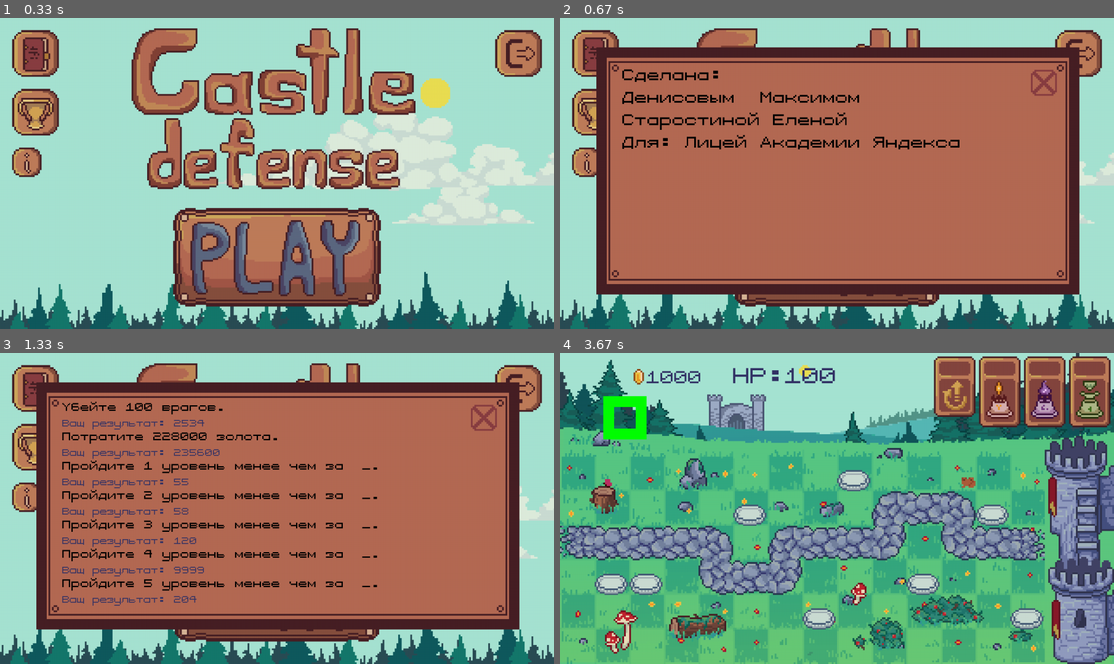
Above: before the commit, frames 1-4 (two rows, left to right).
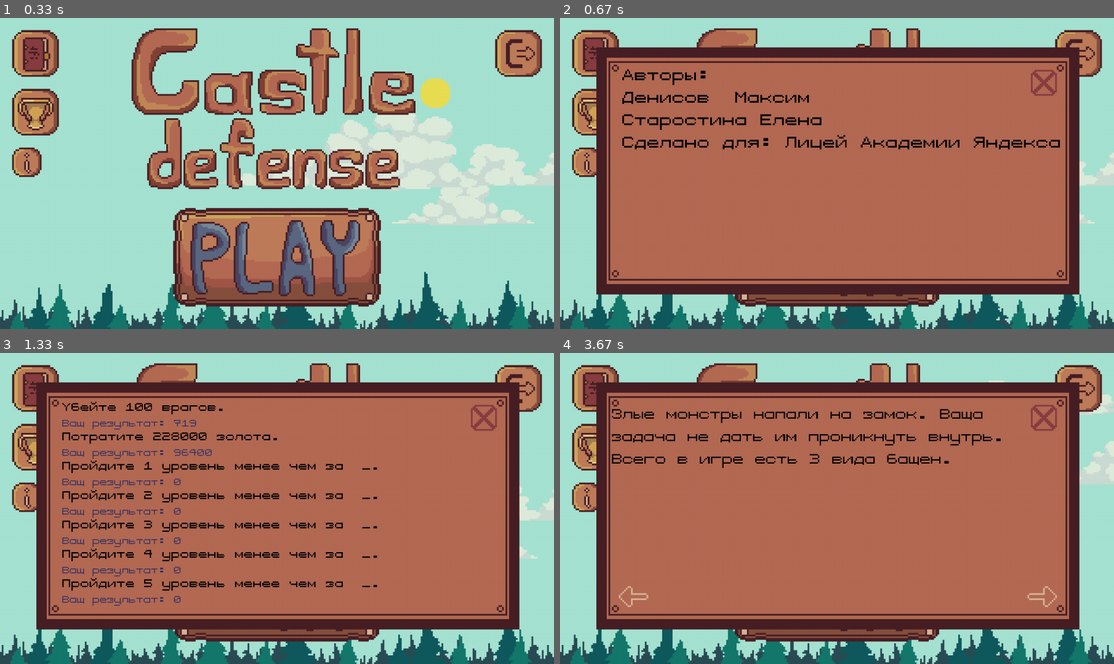
Above: after the commit, the same moments.

Repository: LenaSup/PyGame_project
Game: pygame game, started from main.py
Two runs of this game, one before a commit and one after it. Both use one fixed random seed, a clock stepped at 60 frames per second and the inputs below.
Inputs (mouse positions are in pixels of both pictures, inside the frame that each line leads up to):
- Up to frame 1 (0.33 s): no input
- Up to frame 2 (0.67 s): click (587, 161) at 0.38 s
- Up to frame 3 (1.33 s): click (481, 418) at 0.72 s; click (33, 446) at 1.05 s
- Up to frame 4 (3.67 s): click (1041, 418) at 1.38 s; click (809, 589) at 1.72 s; click "уровень 1" at 2.05 s; tap Space at 2.33 s; click (837, 517) at 2.72 s, where only the run after the commit has a clickable "главное меню"; click (1036, 483) at 3.05 s; click (593, 387) at 3.38 s

Frame 1 is identical in both runs. In frame 2, 1.9% of the frame differs, in the area x 11-91%, y 16-43%; in frame 3, 0.3%; in frame 4, 94%, in the area x 0-100%, y 0-100%.

Commit message:
На примой дороге

Diff:
--- a/main.py
+++ b/main.py
@@ -220,7 +220,10 @@
 
 
 class EndScreen:
-    def __init__(self, win, screen):
+    def __init__(self, win, screen, time):
+        f = pygame.font.Font('7X7PixelizedRegular.ttf', 60)
+        text = f.render(f'Ваше время: {time}', False, (0, 0, 0))
+        btn = pygame.transform.scale(load_image('menu_button.png'), ((size[0] // 320) * 68, (size[1] // 180) * 25))
         if win:
             background = pygame.transform.scale(load_image('win.png'), size)
         else:
@@ -230,6 +233,9 @@
         done = True
         while done:
             screen.blit(background, (0, 0))
+            screen.blit(btn, (475, 550))
+            if win:
+                screen.blit(text, (300, 370))
             for event in pygame.event.get():
                 if event.type == pygame.QUIT:
                     sys.exit()
@@ -296,7 +302,7 @@
                          cur.execute("""SELECT DISTINCT Meaning FROM statistic WHERE Id == 4""").fetchall()))[0]
         time5 = list(map(lambda x: x[0],
                          cur.execute("""SELECT DISTINCT Meaning FROM statistic WHERE Id == 5""").fetchall()))[0]
-        data = [enemies, gold, time1, time2, time3, time4, time5]
+        data = [enemies, gold, self.time(time1), self.time(time2),self.time(time3), self.time(time4), self.time(time5)]
         with open('achievement_text.txt', 'rt', encoding='UTF-8') as text:
             text = text.read().split('\n')
             for i in range(len(text) // 2):
@@ -329,15 +335,20 @@
             pygame.display.flip()
             clock.tick(fps)
 
+    def time(self, time):
+        if time == 9999:
+            return 0
+        return time
+
 
 class Info():
     def __init__(self):
         self.f = pygame.font.Font('7X7PixelizedRegular.ttf', 36)
         self.text = []
-        self.text.append(self.f.render('Сделана:', False, (0, 0, 0)))
-        self.text.append(self.f.render('Денисовым  Максимом', False, (0, 0, 0)))
-        self.text.append(self.f.render('Старостиной Еленой', False, (0, 0, 0)))
-        self.text.append(self.f.render('Для: Лицей Академии Яндекса', False, (0, 0, 0)))
+        self.text.append(self.f.render('Авторы:', False, (0, 0, 0)))
+        self.text.append(self.f.render('Денисов  Максим', False, (0, 0, 0)))
+        self.text.append(self.f.render('Старостина Елена', False, (0, 0, 0)))
+        self.text.append(self.f.render('Сделано для: Лицей Академии Яндекса', False, (0, 0, 0)))
 
     def info_display(self, screen, size):
         done = True
@@ -908,7 +919,7 @@
     return play_but.map()   # номер карты
 
 
-def in_game_captions(screen):     # зисло золота и хп замка
+def in_game_captions(screen):     # зисло золота и хп замка цены
     global gold, castle_health
     f = pygame.font.Font('7X7PixelizedRegular.ttf', 40)
     gold_text = f.render(f'{gold}', False, (51, 51, 102))
@@ -918,6 +929,12 @@
     f = pygame.font.Font('7X7PixelizedRegular.ttf', 50)
     gold_text = f.render(f'HP:{castle_health}', False, (51, 51, 102))
     screen.blit(gold_text, (400, 20))
+    f = pygame.font.Font('7X7PixelizedRegular.ttf', 22)
+    prices = [750, 500, 750, 1500]
+    coord = [(886, 20), (992, 20), (1096, 20), (1190, 20)]
+    for i in range(len(prices)):
+        gold_text = f.render(f'{prices[i]}', False, (251, 237, 229))
+        screen.blit(gold_text, coord[i])
 
 
 def tower_selection(clickable_interface_elements, pos):     # Выбор башни/улучшение
@@ -996,7 +1013,7 @@
     pygame.init()
     screen = pygame.display.set_mode(size)
     pygame.display.set_caption('First board')
-    pygame.display.set_icon(load_image('.car.jpg'))
+    pygame.display.set_icon(load_image('icon.png'))
 
     # создания поля
     my_board = Board(screen, 14, 6)
@@ -1137,7 +1154,7 @@
                 enemies.update()
         if is_load:
             is_load = False
-            EndScreen(True, screen)
+            EndScreen(True, screen, time_level)
             current_level = load_menu(my_board, screen, enemy_types, towers_types)
             current_wave, enemy_type = 0, 0
             lvl, waves, wave_enemies = levels_data[current_level]
@@ -1145,7 +1162,7 @@
             enemy_default_settings = (start_pos[0] * 80 + my_board.top,
                                       start_pos[1] * 80 + my_board.cell_size // 4 + my_board.bot)
         if castle_health <= 0:
-            EndScreen(False, screen)
+            EndScreen(False, screen, time_level)
             current_level = load_menu(my_board, screen, enemy_types, towers_types)
             current_wave, enemy_type = 0, 0
             lvl, waves, wave_enemies = levels_data[current_level]
@@ -1166,13 +1183,28 @@
         enemies.draw(screen)
         pygame.draw.circle(screen, 'white', *print_radius, 1)
         while flag:
-            pygame.draw.rect(screen, 'green', (100, 100, 100, 100), 25)
+            f = pygame.font.Font('7X7PixelizedRegular.ttf', 60)
+            pause = pygame.transform.scale(load_image('pause_empty_field.png'), size)
+            screen.blit(pause, (0, 0))
+            text_1 = [f.render('продолжить', False, (51, 51, 102)), (400, 230)]
+            screen.blit(text_1[0], text_1[1])
+            text_2 = [f.render('главное меню', False, (51, 51, 102)), (358, 340)]
+            screen.blit(text_2[0], text_2[1])
             pygame.display.flip()
             for eve in pygame.event.get():
                 if eve.type == pygame.QUIT:
                     terminate()
                 if eve.type == pygame.KEYDOWN and eve.key == pygame.K_SPACE:
                     flag = False
+                if eve.type == pygame.MOUSEBUTTONDOWN:
+                    pos = pygame.mouse.get_pos()
+                    if pos[0] in range(text_1[1][0], text_1[1][0] + text_1[0].get_width()) \
+                            and pos[1] in range(text_1[1][1], text_1[1][1] + text_1[0].get_height()):
+                        flag = False
+                    if pos[0] in range(text_2[1][0], text_2[1][0] + text_2[0].get_width()) \
+                            and pos[1] in range(text_2[1][1], text_2[1][1] + text_2[0].get_height()):
+                        castle_health = 0
+                        flag = False
         pygame.display.flip()
 
 
Binary file changed: graphics/background_3.png
Binary file changed: graphics/background_5.png
Binary file changed: graphics/base.png
Binary file added: graphics/icon.png
Binary file added: graphics/menu_button.png
Binary file changed: user_data.sqlite3
